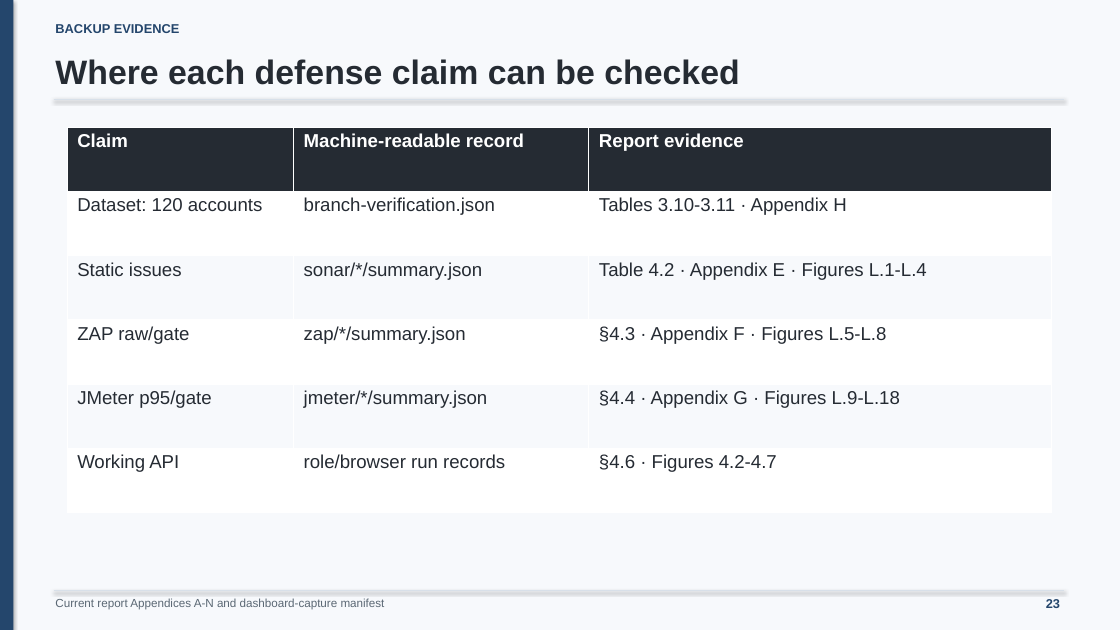
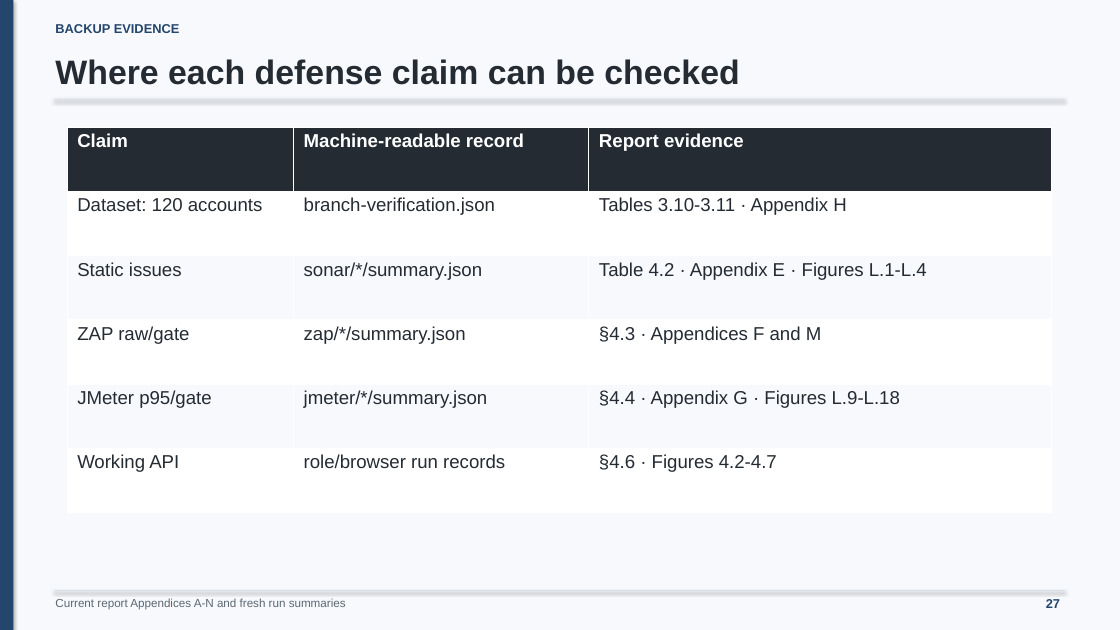
Before and after one commit to minatozaki98/financial-accounting, a slide deck: slide 27 of Document/outputs/final-defense/G6519692_Zaw_Ye_Htut_Ko_Final_Thesis_Defense.pptx (slide 23 before the commit). Drawn at 1120x630 pixels with LibreOffice and Linux fonts; fonts in the diff are those of the drawing. Boxes give left, top, right and bottom in pixels: in the first picture for what was removed or moved away, otherwise in the second. Text is boxed around its words. In the diff, an @@ line names an element or a change of style, - is before the commit and + after.

```diff
--- a/Document/outputs/final-defense/G6519692_Zaw_Ye_Htut_Ko_Final_Thesis_Defense.pptx
+++ b/Document/outputs/final-defense/G6519692_Zaw_Ye_Htut_Ko_Final_Thesis_Defense.pptx
@@ table at box(67, 128, 1053, 513) @@
-row 4, column 3: §4.3 · Appendix F · Figures L.5-L.8
+row 4, column 3: §4.3 · Appendices F and M
@@ text at box(55, 598, 346, 610): text changed @@
-Current report Appendices A-N and dashboard-capture manifest
+Current report Appendices A-N and fresh run summaries
@@ text at box(1046, 599, 1060, 608): text changed @@
-23
+27
```
Also in this commit, not shown: 34 other slides changed, 5 slides added, 3 slides removed, 2 other files.
